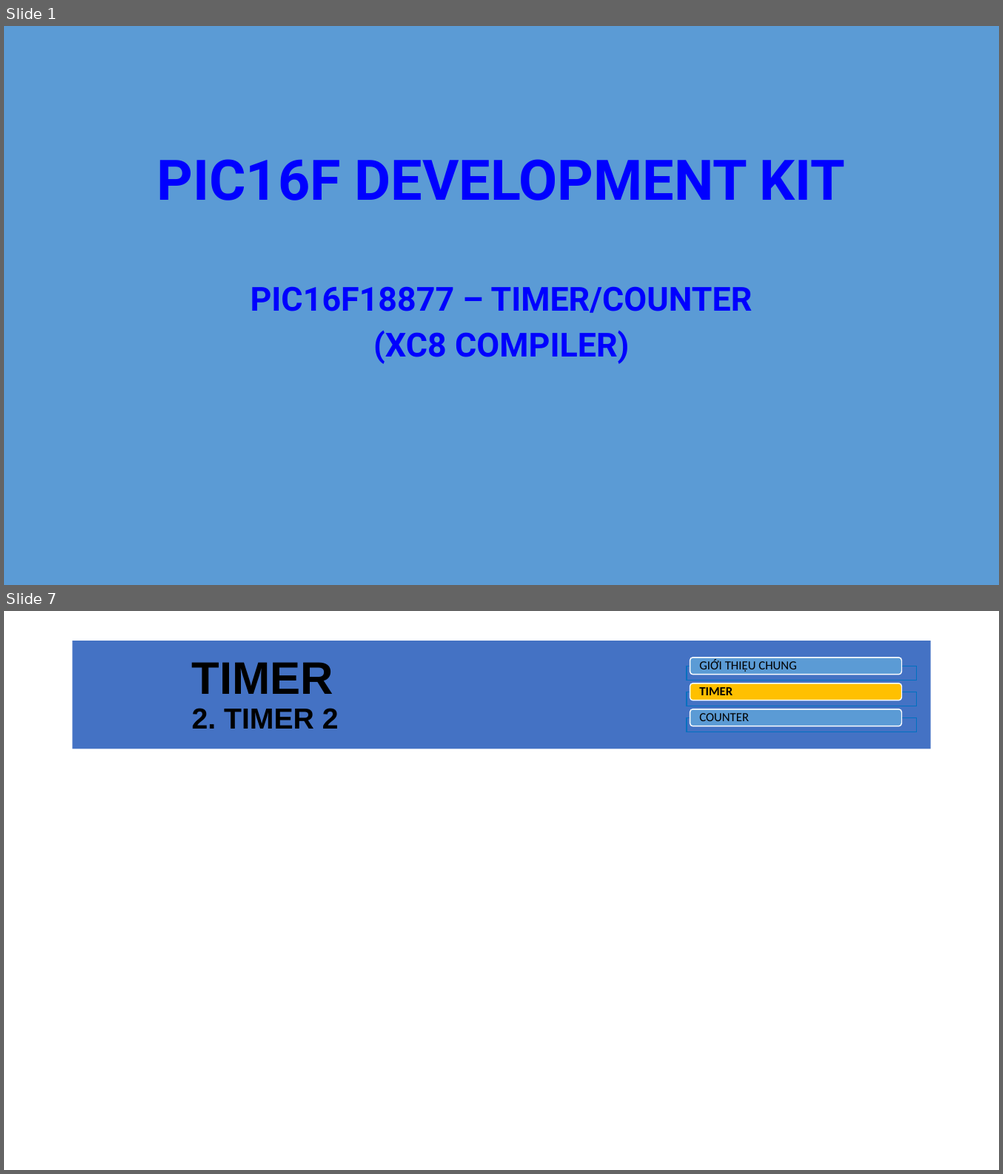
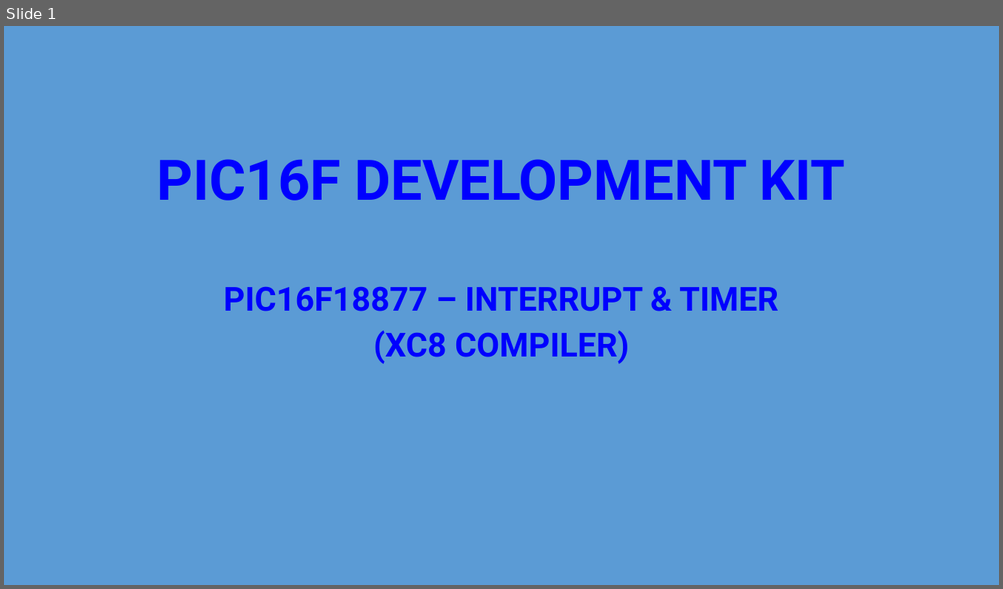
Before and after one commit to sampidevkit/PIC16FDevKit, a slide deck: TUT/B03_Timer/Timer.pptx. Shown one above the other, each under a label of ours: slides 1 and 7 before the commit, slide 1 after it; the slides between them are not shown. The pictures are 1003x1174 and 1003x589 pixels, drawn with LibreOffice and Linux fonts; fonts in the diff are those of the drawing; grey boxes stand for pictures; background and template pictures are left out. Boxes give left, top, right and bottom in pixels: in the first picture for what was removed or moved away, otherwise in the second. Text is boxed around its words. In the diff, an @@ line names an element or a change of style, - is before the commit and + after.

Commit message:
Present 2: Timer - update 2

```diff
--- a/TUT/B03_Timer/Timer.pptx
+++ b/TUT/B03_Timer/Timer.pptx
@@ slide 7 removed at box(4, 611, 999, 1170), background #FFFFFF @@
@@ title removed at box(73, 641, 930, 749) @@
-TIMER
-2. TIMER 2
@@ group removed at box(687, 658, 916, 732): 3 rectangles, 3 freeform shapes @@
-GIỚI THIỆU CHUNG
-TIMER
-COUNTER
@@ slide 1 changed as well @@
@@ subtitle at box(224, 286, 778, 312): text changed @@
-PIC16F18877 – TIMER/COUNTER
+PIC16F18877 – INTERRUPT & TIMER
```
Also in this commit, not shown: 1 other slide changed, 6 slides added, 8 other slides removed, 11 other files.
